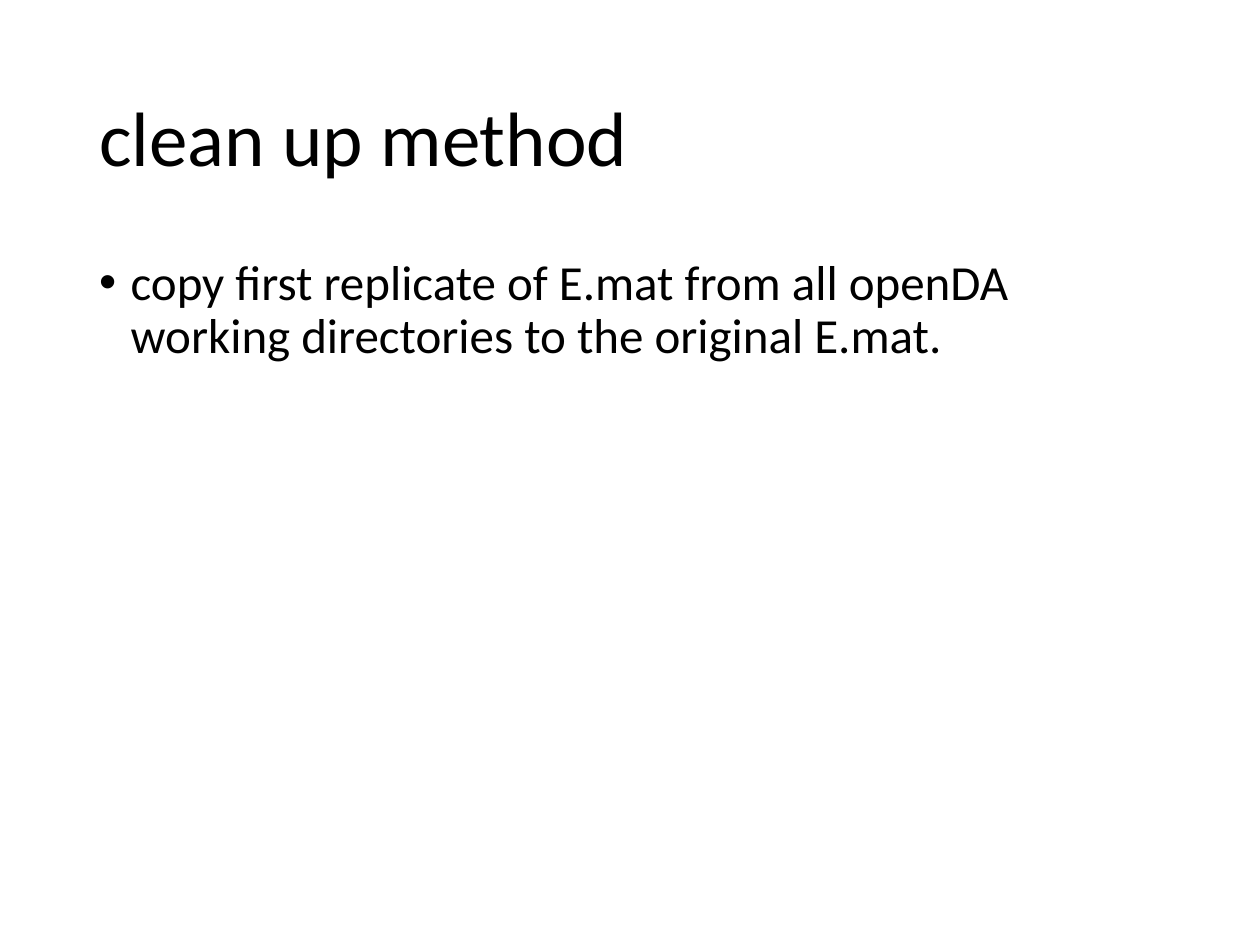
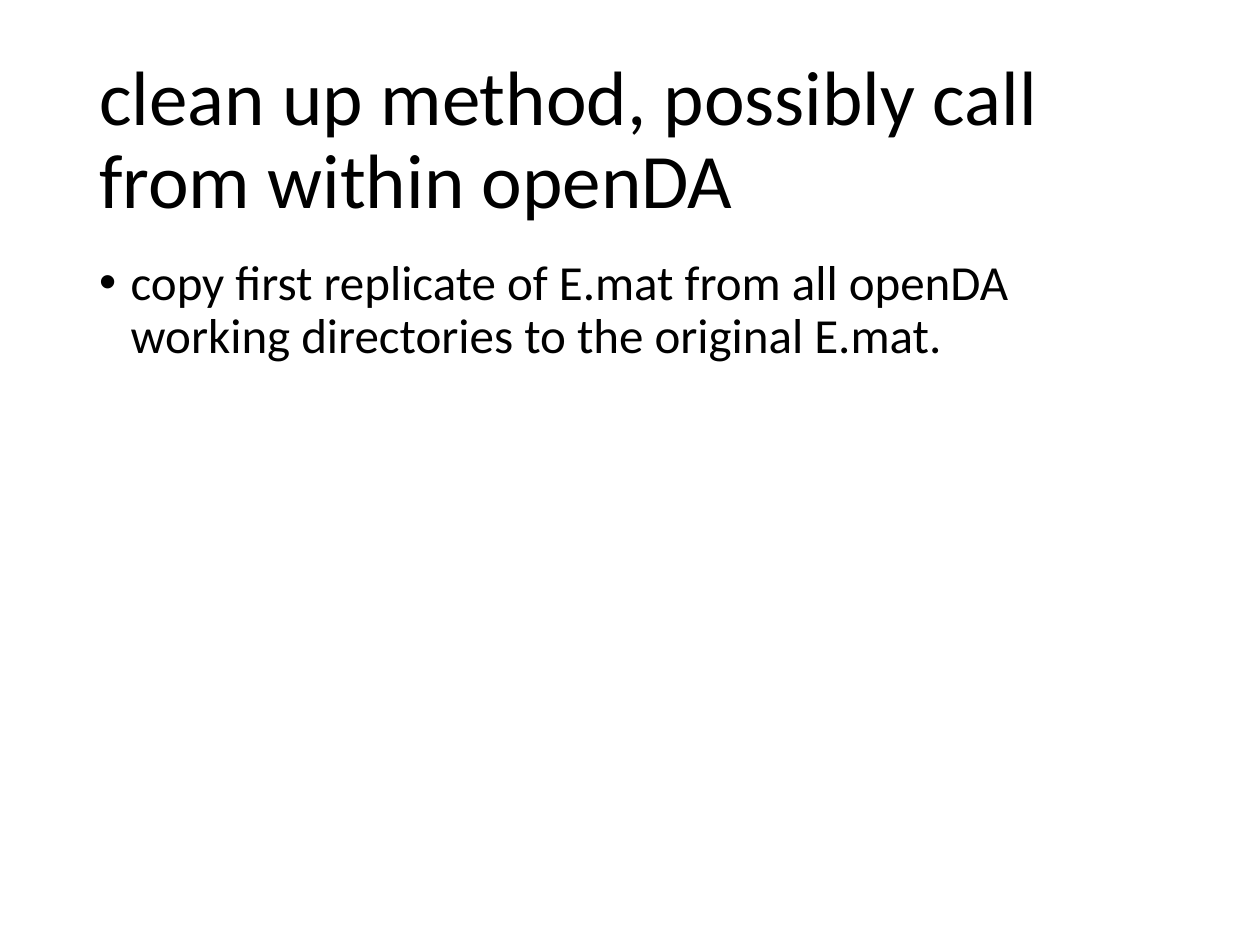
Before and after one commit to hydrosolutions/model_RRMDA_Themi, a slide deck: slide 5 of Layout-openDA_RRMDA_Themi.pptx. Drawn at 1260x945 pixels with LibreOffice and Linux fonts; fonts in the diff are those of the drawing. Boxes give left, top, right and bottom in pixels: in the first picture for what was removed or moved away, otherwise in the second. Text is boxed around its words. In the diff, an @@ line names an element or a change of style, - is before the commit and + after.

```diff
--- a/Layout-openDA_RRMDA_Themi.pptx
+++ b/Layout-openDA_RRMDA_Themi.pptx
@@ title at [99,71,1037,221]: text changed @@
-clean up method
+clean up method, possibly call from within openDA
```
Also in this commit, not shown: 2 other slides changed, 5 other files.
